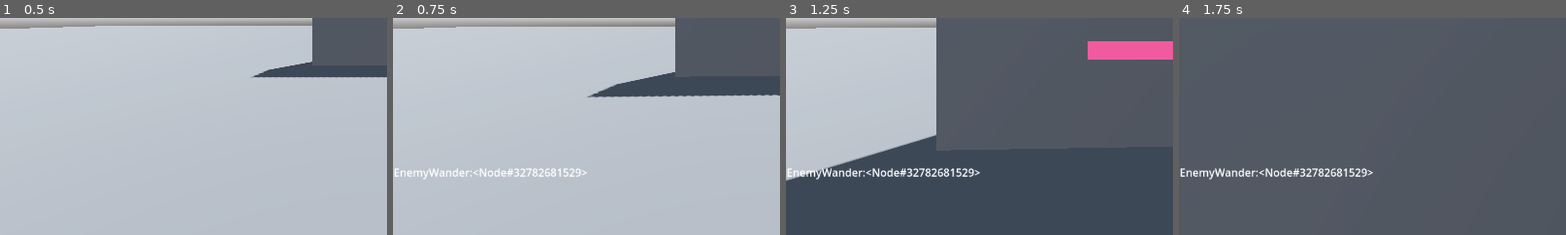
Above: before the commit, frames 1-4 (left to right).
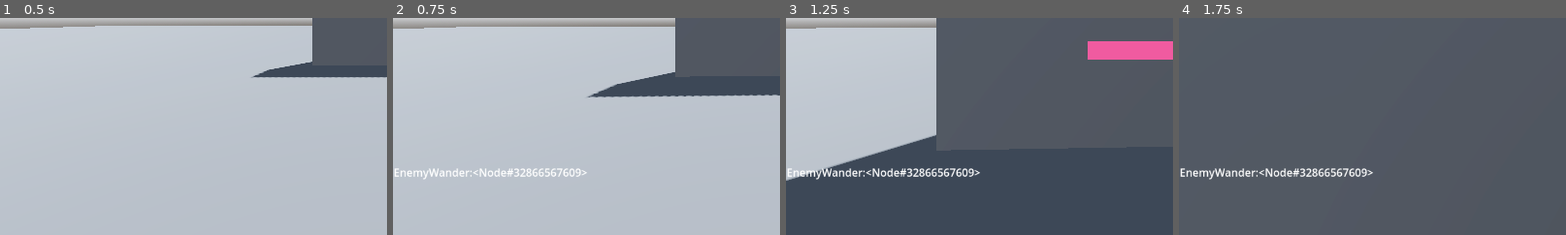
Above: after the commit, the same moments.

Repository: c-dez/playground
Game: Godot game, scene res://scenes/levels/test_level.tscn
Same seed, same stepped clock (60 frames per second), same inputs: the game is played once before the commit and once after it.
Inputs (mouse positions are % of the whole screen's width and height, from its top left):
- Up to frame 1 (0.5 s): no input
- Up to frame 2 (0.75 s): tap Enter at 0.5 s; move the mouse to (55, 50) at 0.52 s; hold W (forward) from 0.53 s (still down); click (55, 50) at 0.6 s
- Up to frame 3 (1.25 s): keep holding W (forward); tap R (r_key) at 0.8 s
- Up to frame 4 (1.75 s): keep holding W (forward); move the mouse to (45, 50) at 1.27 s; tap R (r_key) at 1.35 s; click (45, 50) at 1.55 s
The pictures show only the part of the screen within x 0-50%, y 50-100%; the shares and areas given below are measured in that part.

Frame 1 is identical in both runs. In frame 2, 0.1% of the frame differs, in the area x 34-47%, y 69-74%; in frame 3, 0.3%, in the area x 34-48%, y 69-74%; in frame 4, 0.2%.

Commit message:
clean code

Diff:
--- a/scenes/player/reload_bar.gd
+++ b/scenes/player/reload_bar.gd
@@ -1,14 +1,14 @@
 extends ProgressBar
 
 
-# @export var shooting_manager: ShootingManager
-@onready var shooting_manager: ShootingManager = get_parent().get_parent().get_node('ShootingManager')
 var reload_time: float = 0.0
 var elapsed_time: float = 0.0
-var running: bool = false
+var is_running: bool = false
+
+@onready var shooting_manager: ShootingManager = get_parent().get_parent().get_node('ShootingManager')
+@onready var active_reload_range = get_parent().get_parent().active_reload_range
+
 signal active_reload_signal()
-
-@onready var active_reload_range = get_parent().get_parent().active_reload_range
 
 
 func _ready() -> void:
@@ -17,13 +17,13 @@
 
 
 func _physics_process(delta: float) -> void:
-	visible = running
-	if running:
+	visible = is_running
+	if is_running:
 		start(delta)
 
 
 func on_start_reloading(reloading_time: float) -> void:
-	running = true
+	is_running = true
 	reload_time = reloading_time
 	elapsed_time = 0.0
 
@@ -40,11 +40,11 @@
 
 
 func finish() -> void:
-	running = false
+	is_running = false
 
 
 ## si player presiona reload dentro de el margen el reload termina antes
 func active_reload() -> void:
-	if Input.is_action_just_pressed('r_key') and value > active_reload_range.x and value < active_reload_range.y:
+	if (Input.is_action_just_pressed('r_key') or PlayerInput.left_mb()) and value > active_reload_range.x and value < active_reload_range.y:
 		active_reload_signal.emit()
 		finish()
--- a/scenes/player/shooting_manager.gd
+++ b/scenes/player/shooting_manager.gd
@@ -8,10 +8,8 @@
 var target_enemy: CharacterBody3D
 var target_collision_point: Vector3
 
+var label: Label
 @export var camera: Camera3D
-@onready var ray_cast: RayCast3D = get_node("ShootingRayCast")
-@onready var player: PlayerBody = get_parent()
-
 
 ##
 # revolver
@@ -25,14 +23,12 @@
 var reload_time: float = 0.5
 var reload_timer: Timer = Timer.new()
 ##
+@onready var player: PlayerBody = get_parent()
+@onready var ray_cast: RayCast3D = get_node("ShootingRayCast")
+@onready var progress_bar: ProgressBar = player.get_node('HUD').get_node('ProgressBar')
 
-var label: Label
 #signals
 signal start_reloading(reloading_time: float)
-
-
-@onready var progress_bar: ProgressBar = player.get_node('HUD').get_node('ProgressBar')
-
 signal hit_confirm()
 
 
@@ -81,12 +77,13 @@
 func reload_gun() -> void:
 	if bullets == max_bullets:
 		return
+
 	else:
 		var reload_max_time = (max_bullets - bullets) * reload_time
 		reload_timer.start(reload_max_time)
 		start_reloading.emit(reload_max_time)
 
-		if reload_timer.time_left:
+		if not reload_timer.is_stopped():
 			revolver_current_state = revolver_states.reloading
 
 
@@ -110,4 +107,3 @@
 func on_active_reload() -> void:
 	reload_timer.stop()
 	reload_timer.timeout.emit()
-	pass
